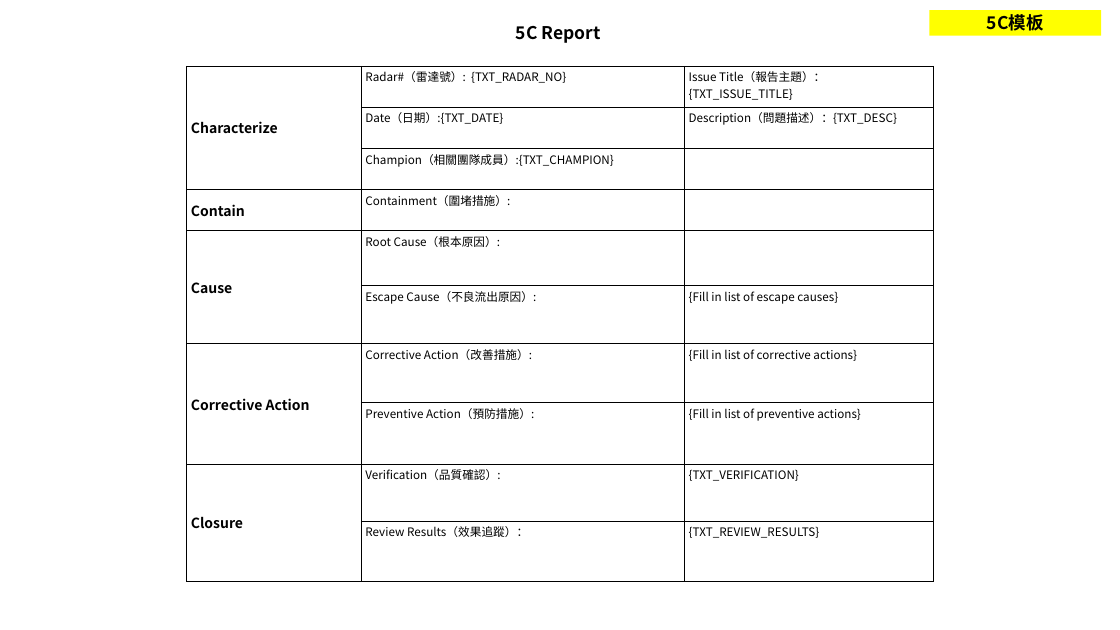
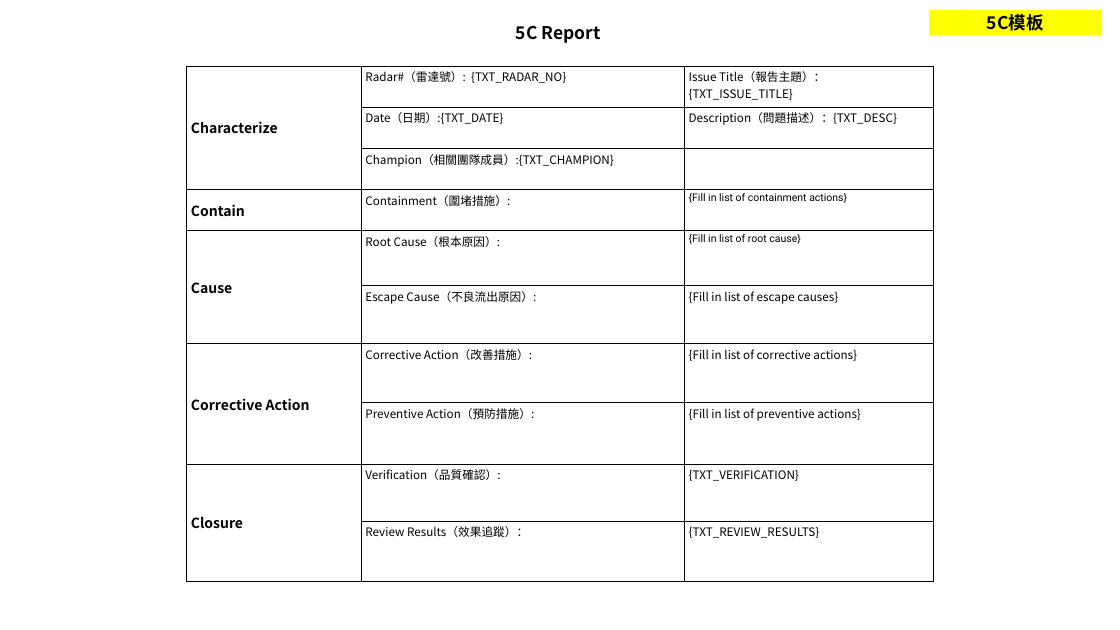
Before and after one commit to turnleftorgo/ppt_AI_automation, a slide deck: slide 1 of templates/5C Report.pptx. Drawn at 1120x630 pixels with LibreOffice and Linux fonts; fonts in the diff are those of the drawing. Boxes give left, top, right and bottom in pixels: in the first picture for what was removed or moved away, otherwise in the second. Text is boxed around its words. In the diff, an @@ line names an element or a change of style, - is before the commit and + after.

```diff
--- a/templates/5C Report.pptx
+++ b/templates/5C Report.pptx
@@ table at bbox=[186, 66, 934, 581] @@
-row 4, column 3: 
+row 4, column 3: {Fill in list of containment actions}
-row 5, column 3: 
+row 5, column 3: {Fill in list of root cause}
```
Also in this commit, not shown: 2 other files.
